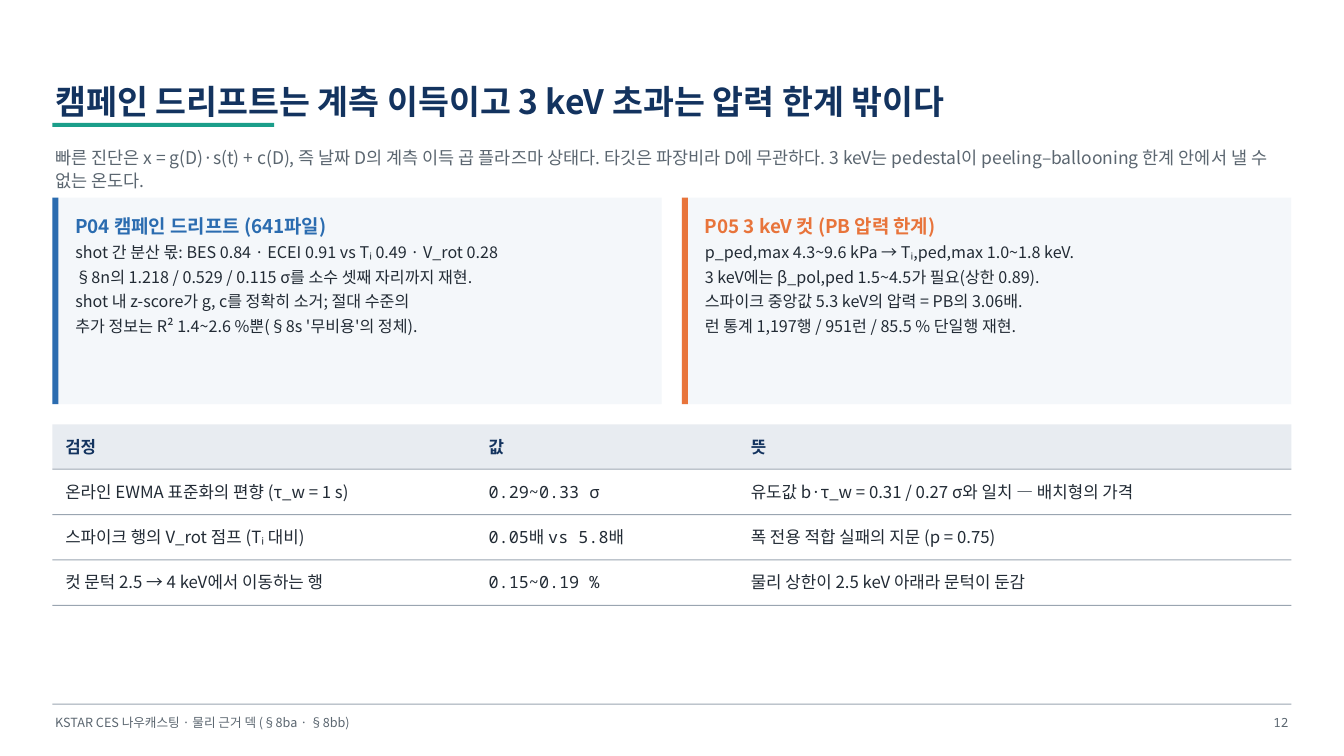
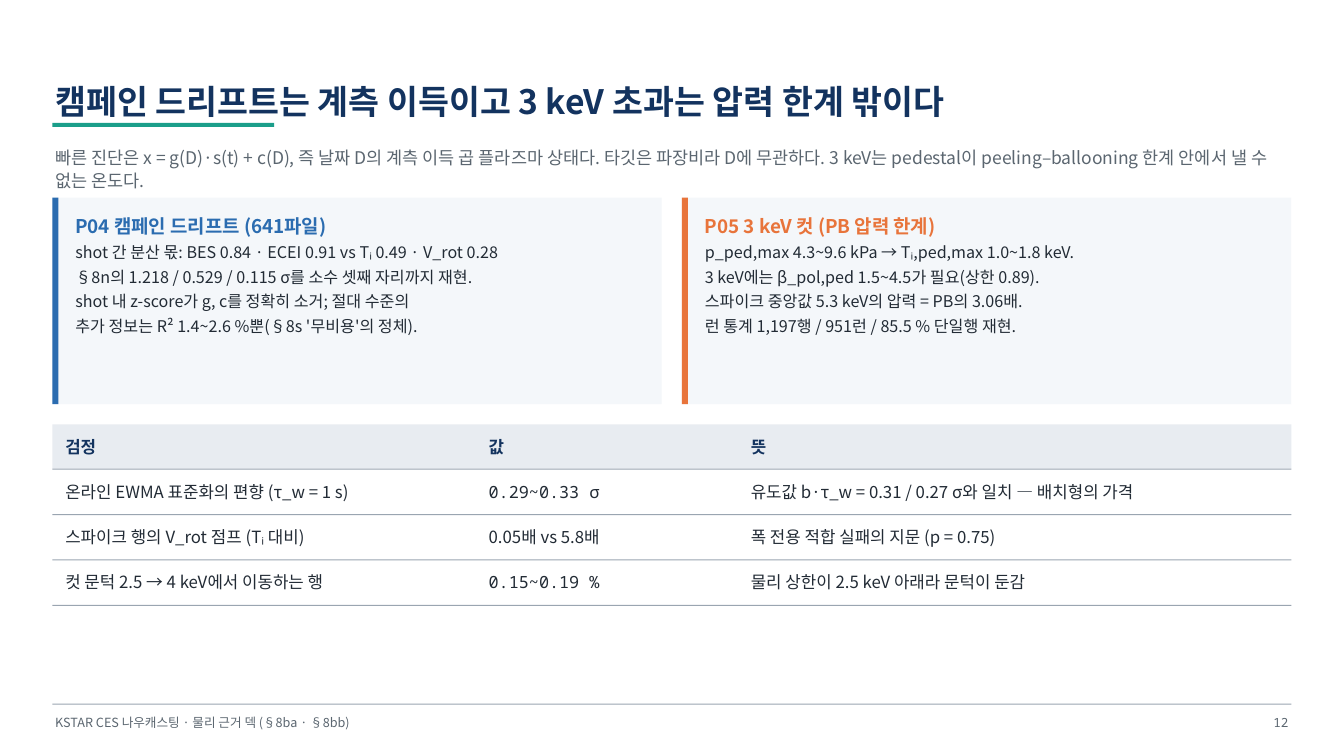
Before and after one commit to iseungsang01/ml-intern-revision, a slide deck: slide 15 of docs/presentation/KSTAR_CES_물리근거.pptx. Drawn at 1344x756 pixels with LibreOffice and Linux fonts; fonts in the diff are those of the drawing. Boxes give left, top, right and bottom in pixels: in the first picture for what was removed or moved away, otherwise in the second. Text is boxed around its words. In the diff, an @@ line names an element or a change of style, - is before the commit and + after.

```diff
--- a/docs/presentation/KSTAR_CES_물리근거.pptx
+++ b/docs/presentation/KSTAR_CES_물리근거.pptx
@@ text "0.05배 vs 5.8배" at (489,529,600,545): font Noto Sans Mono to Noto Sans CJK KR @@
```
Also in this commit, not shown: 6 other slides changed, 1 other file.
